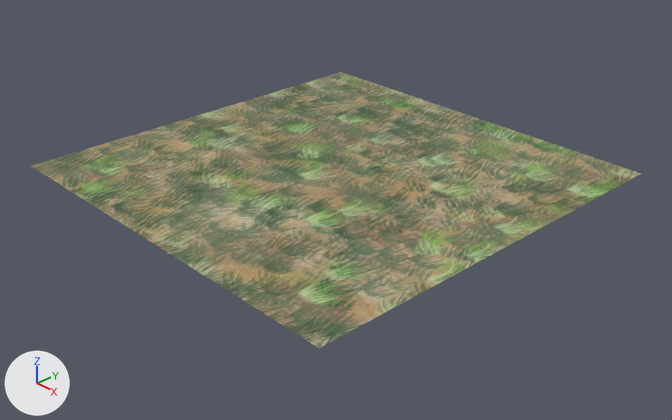
One commit to the Blender file Assets/Blender/Grass/Grass.blend.blend: the scene before it, then after it.
Camera for both pictures: a camera (50 mm lens) standing at (9.19, -9.0, 5.71) and looking at (0.17, -0.51, -0.56). Arrows for +X, +Y and +Z are at lower left; the lights stay in place. The picture after the commit comes second.

The older version as bpy lines, for what is in view:
```python
me_plane = bpy.data.meshes.new('Plane')
me_plane.from_pydata(...)  # 4 vertices, 1 face; spans x -1.0..1.0, y -1.0..1.0, z 0.0
me_plane.materials.append(mat_material_001)  # picture img_grass_texture_kra_autosave_png
ob_plane = bpy.data.objects.new('Plane', me_plane)
ob_plane.location = (0.0, -0.4, 0.0)
ob_plane.scale = (3.2, 3.2, 3.2)
```
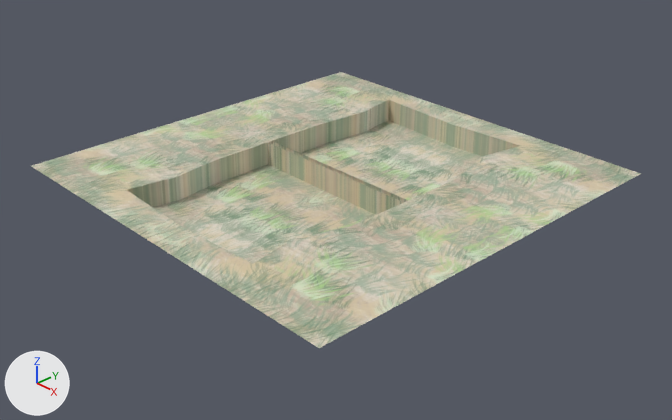
Changed parts and their boxes (x1, y1, x2, y2) in the pictures (672 x 420 px):
'Plane', surface changed, reshaped, modifiers changed: (31, 72, 641, 348) in both

The edits, one by one:
Picture 'Grass Texture.kra-autosave.png' (img_grass_texture_kra_autosave_png) is now built by load_image('Grass Texture.Normal-autosave.png', '../../Textures/Grass Texture.kra-autosave.png', 1080, 1080, 'Non-Color') instead of load_image('Grass Texture.kra-autosave.png', '../../Textures/Grass Texture.kra-autosave.png', 1080, 1080, 'sRGB').
me_plane is used by ob_plane; location (0.0, -0.4, 0.0); scale (3.2, 3.2, 3.2).
me_plane had 4 vertices, 1 face and spanned x -1.0..1.0, y -1.0..1.0, z 0.0.
me_plane now has 29 vertices, 18 faces, 2 loose edges and spans x -1.0..1.0, y -1.0..1.0, z -0.12..0.02.
Part 1, on me_plane:
1 vertex is removed from x -1.0, y 1.0, z 0.0.
1 face is deleted.
21 vertices are added at x 0.0..1.0, y -1.0..0.01, z -0.12..0.02.
5 new vertices lie (0.0, 0.34, 0.0) away from vertices in x 0.0..1.0, y -0.33, z -0.12..0.0.
2 loose edges are added.
18 new faces join them.
Object 'Plane' (ob_plane) gains a BEVEL modifier named 'Bevel'.
Modifier setting: segments = 4.
Modifier setting: angle_limit = 0.0.
Object 'Plane' (ob_plane) gains a MIRROR modifier named 'Mirror'.
Modifier setting: use_axis = (True, True, False).
Modifier setting: use_clip = True.
Object 'Plane' (ob_plane) gains a WEIGHTED_NORMAL modifier named 'WeightedNormal'.
